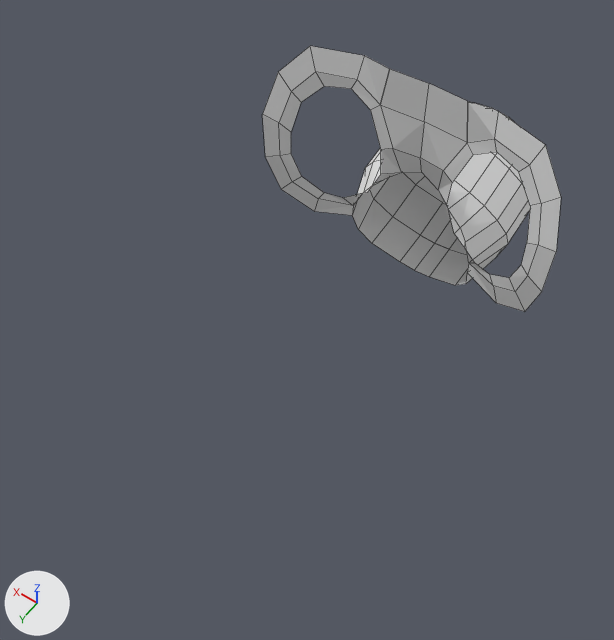
An edit to the Blender file mario.blend, drawn before and after from the same camera.
Rendered twice from a camera (50 mm lens) standing at (-0.489, 0.855, 1.785) and looking at (0.015, 0.15, 0.675). Arrows for +X, +Y and +Z are at lower left; the lights stay in place. Mesh edges are drawn as thin lines.

The first picture shows 'Plano'.
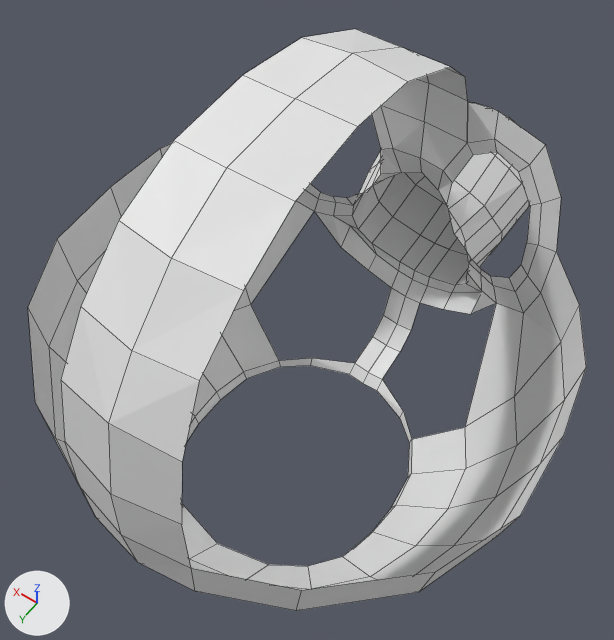
Commit message: iniciando estrutura do rosto

Changed parts and their boxes (x1, y1, x2, y2) in the pictures (614 x 640 px):
'Plano', reshaped (86% wider, 118% taller)
    before: (262, 46, 561, 312)
    after: (28, 29, 586, 611)
part 1 of me_plano, built on
    before: (262, 114, 556, 312)
    after: (28, 29, 586, 611)

The change in detail:
me_plano is used by ob_plano; location (0.0, 0.0, 0.0); rotation (1.571, 0.0, 0.0), in degrees (90, 0, 0).
me_plano had 117 vertices, 90 faces, 1 loose edge and spanned x 0.0..0.284, y 0.483..0.966, z 0.091..0.461.
me_plano now has 210 vertices, 157 faces, 1 loose edge and spans x 0.0..0.434, y 0.28..1.155, z -0.607..0.461.
Part 1, on me_plano:
2 faces are deleted.
3 vertices in x 0.14..0.159, y 0.582..0.64, z 0.339..0.349 move by (-0.005, 0.0, 0.0).
13 vertices move from x 0.091..0.282, y 0.558..0.719, z 0.092..0.339 to x 0.092..0.282, y 0.558..0.721, z 0.087..0.339.
88 vertices are added at x 0.0..0.434, y 0.28..1.155, z -0.607..0.202.
5 new vertices lie (0.035, 0.003, 0.0) away from vertices in x 0.0, y 0.28..0.456, z 0.032..0.202.
69 new faces join them.
